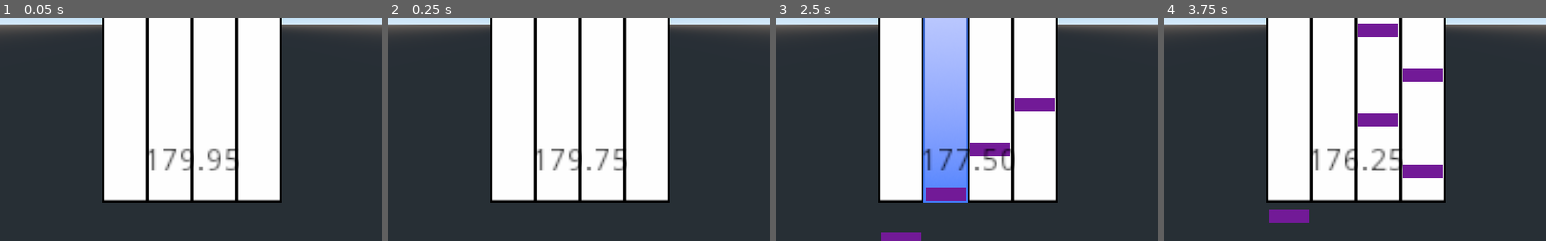
Above: before the commit, frames 1-4 (left to right).
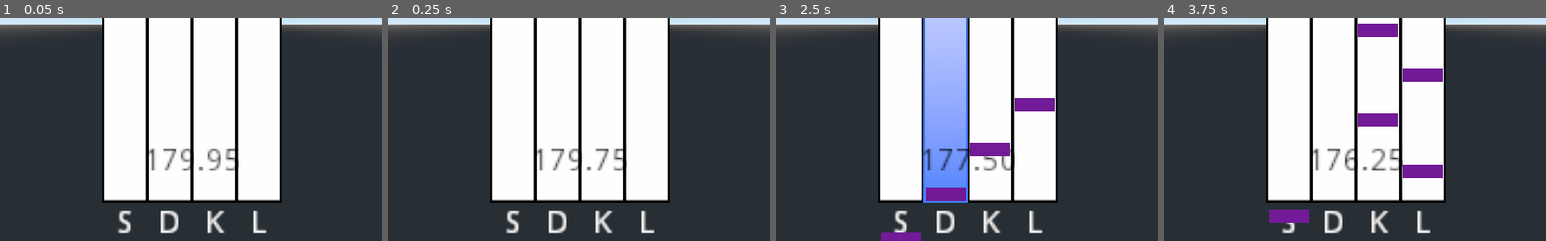
Above: after the commit, the same moments.

Repository: Xwilarg/BearJam
Game: Godot game, scene res://Scenes/Night.tscn
Two runs of this game, one before a commit and one after it. Both use one fixed random seed, a clock stepped at 60 frames per second and the inputs below. This scene is started directly instead of the project's main scene.
Inputs (mouse positions are % of the whole screen's width and height, from its top left):
- Up to frame 1 (0.05 s): no input
- Up to frame 2 (0.25 s): no input
- Up to frame 3 (2.5 s): tap Enter at 0.5 s; move the mouse to (72, 45) at 0.52 s; hold D (right) 0.53-1.28 s; tap K (Line_2) at 0.6 s; move the mouse to (30, 55) at 1.27 s; hold S (backward) 1.28-2.03 s; tap L (Line_3) at 1.35 s; move the mouse to (60, 28) at 2.02 s; hold D (right) from 2.03 s (still down); hold Space (action_spacebar) from 2.03 s (still down)
- Up to frame 4 (3.75 s): move the mouse to (45, 70) at 2.77 s; release D (right) at 2.78 s; release Space (action_spacebar) at 2.78 s; hold W (forward) 2.78-3.53 s; tap K (Line_2) at 2.85 s; move the mouse to (80, 65) at 3.52 s; hold A (left) from 3.53 s (still down); tap L (Line_3) at 3.6 s
The pictures show only the part of the screen within x 25-75%, y 49-99%; the shares and areas given below are measured in that part.

The runs differ from the first frame. In frame 1, 1.1% of the frame differs, in the area x 30-70%, y 86-97%; in frame 2, 1.1%; in frame 3, 1.2%, in the area x 30-70%, y 58-97%; in frame 4, 0.9%.

Commit message:
Display line keys

Diff:
--- a/Scenes/Night.tscn
+++ b/Scenes/Night.tscn
@@ -64,9 +64,31 @@
 outline_modulate = Color( 1, 1, 1, 1 )
 
 [node name="TimerLabel" type="Label3D" parent="."]
-transform = Transform( 1, 0, 0, 0, 1, 0, 0, 0, 1, 0, 1.92294, 0 )
+transform = Transform( 1, 0, 0, 0, 1, 0, 0, 0, 1, 0, 1.92294, -2.00883 )
 pixel_size = 0.05
 modulate = Color( 0, 0, 0, 1 )
 text = "0.00"
 
+[node name="LineKey" type="Spatial" parent="."]
+
+[node name="S" type="Label3D" parent="LineKey"]
+transform = Transform( 1, 0, 0, 0, 1, 0, 0, 0, 1, -1.5, 0.528442, -2.009 )
+pixel_size = 0.05
+text = "S"
+
+[node name="D" type="Label3D" parent="LineKey"]
+transform = Transform( 1, 0, 0, 0, 1, 0, 0, 0, 1, -0.5, 0.528, -2.009 )
+pixel_size = 0.05
+text = "D"
+
+[node name="K" type="Label3D" parent="LineKey"]
+transform = Transform( 1, 0, 0, 0, 1, 0, 0, 0, 1, 0.5, 0.528, -2.009 )
+pixel_size = 0.05
+text = "K"
+
+[node name="L" type="Label3D" parent="LineKey"]
+transform = Transform( 1, 0, 0, 0, 1, 0, 0, 0, 1, 1.5, 0.528, -2.009 )
+pixel_size = 0.05
+text = "L"
+
 [connection signal="body_entered" from="Miss Area" to="." method="_on_Miss_Area_body_entered"]
